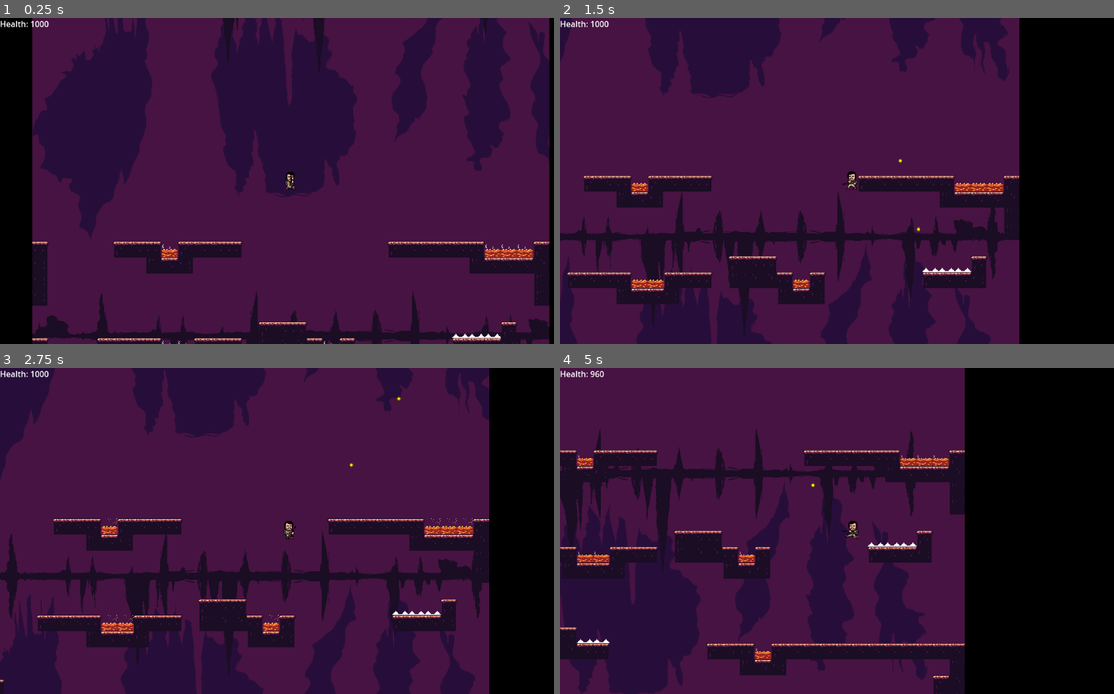
Above: before the commit, frames 1-4 (two rows, left to right).
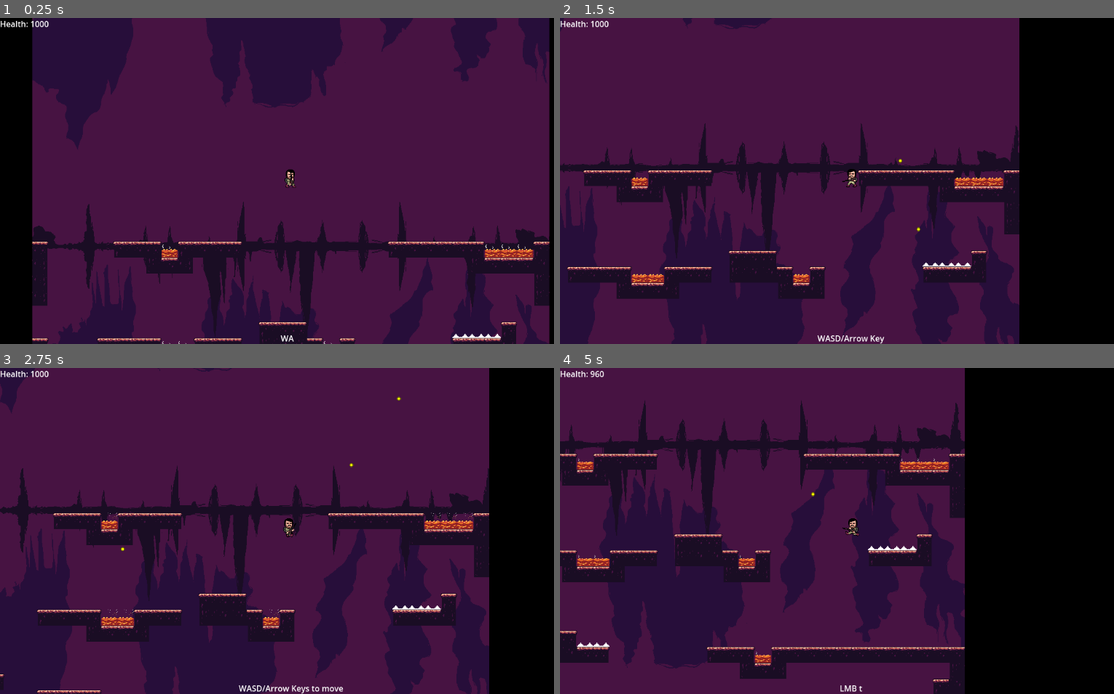
Above: after the commit, the same moments.

Repository: TheZipCreator/gmtk
Game: Godot game, scene res://scenes/Game.tscn
Two runs of this game, one before a commit and one after it. Both use one fixed random seed, a clock stepped at 60 frames per second and the inputs below.
Inputs (mouse positions are in pixels of both pictures, inside the frame that each line leads up to):
- Up to frame 1 (0.25 s): no input
- Up to frame 2 (1.5 s): move the mouse to (981, 164) at 0.52 s; press the mouse at (981, 164) at 0.53 s; hold D (right) from 0.53 s (still down); tap Space (jump) at 0.77 s; right-click (981, 164) at 0.8 s; move the mouse to (731, 197) at 1.27 s; release the mouse at (731, 197) at 1.28 s; right-click (731, 197) at 1.35 s
- Up to frame 3 (2.75 s): tap Space (jump) at 1.52 s; click (171, 547) at 1.55 s; move the mouse to (349, 459) at 2.02 s; release D (right) at 2.03 s; press the mouse at (349, 459) at 2.03 s; hold A (left) from 2.03 s (still down); right-click (349, 459) at 2.3 s
- Up to frame 4 (5 s): move the mouse to (820, 596) at 2.77 s; release A (left) at 2.78 s; release the mouse at (820, 596) at 2.78 s; hold D (right) 2.78-4.28 s; right-click (820, 596) at 2.85 s; tap Space (jump) at 3.02, 3.77, 4.52 s; click (820, 596) at 3.05 s; move the mouse to (1025, 579) at 3.52 s; press the mouse at (1025, 579) at 3.53 s; right-click (1025, 579) at 3.8 s; move the mouse to (676, 482) at 4.27 s; release the mouse at (676, 482) at 4.28 s; hold A (left) from 4.28 s (still down); right-click (676, 482) at 4.35 s; click (676, 482) at 4.55 s

The runs differ from the first frame. In frame 1, 30% of the frame differs, in the area x 5-100%, y 0-100%; in frame 2, 27%; in frame 3, 27%; in frame 4, 28%.

Commit message:
added dialogue

Diff:
--- a/project.godot
+++ b/project.godot
@@ -14,6 +14,10 @@
 run/main_scene="res://scenes/Game.tscn"
 config/features=PackedStringArray("4.0", "Forward Plus")
 config/icon="res://icon.svg"
+
+[display]
+
+window/size/resizable=false
 
 [input]
 
--- a/scenes/Boss.gd
+++ b/scenes/Boss.gd
@@ -64,6 +64,8 @@
 
 func _on_timer_timeout():
 	match state:
+		State.INACTIVE:
+			return;
 		State.GHOSTS:
 			if int(times)%10 == 0:
 				play_anim(0);
--- a/scenes/Game.tscn
+++ b/scenes/Game.tscn
@@ -36,19 +36,31 @@
 text = "You Died. Press space to restart."
 horizontal_alignment = 1
 
+[node name="Dialogue" type="Label" parent="Camera/CanvasLayer"]
+anchors_preset = 7
+anchor_left = 0.5
+anchor_top = 1.0
+anchor_right = 0.5
+anchor_bottom = 1.0
+offset_left = -20.0
+offset_top = -23.0
+offset_right = 20.0
+grow_horizontal = 2
+grow_vertical = 0
+
 [node name="ParallaxBackground" type="ParallaxBackground" parent="Camera"]
 offset = Vector2(576, 324)
 transform = Transform2D(1, 0, 0, 1, 576, 324)
 
 [node name="ParallaxLayer" type="ParallaxLayer" parent="Camera/ParallaxBackground"]
-motion_scale = Vector2(1.5, 1.5)
+motion_scale = Vector2(1.1, 1.1)
 motion_mirroring = Vector2(1280, 720)
 
 [node name="Sprite2D" type="Sprite2D" parent="Camera/ParallaxBackground/ParallaxLayer"]
 texture = ExtResource("3_q2wcw")
 
 [node name="ParallaxLayer2" type="ParallaxLayer" parent="Camera/ParallaxBackground"]
-motion_scale = Vector2(1.5, 1.5)
+motion_scale = Vector2(1.1, 1.1)
 motion_mirroring = Vector2(1280, 720)
 
 [node name="Sprite2D" type="Sprite2D" parent="Camera/ParallaxBackground/ParallaxLayer2"]
@@ -67,7 +79,12 @@
 
 [node name="Boss" type="Node2D" parent="."]
 
+[node name="DialogueTimer" type="Timer" parent="."]
+wait_time = 0.1
+autostart = true
+
 [connection signal="die" from="Player" to="." method="_on_player_die"]
 [connection signal="shoot" from="Player" to="." method="_on_player_shoot"]
 [connection signal="sucking" from="Player" to="." method="_on_player_sucking"]
 [connection signal="timeout" from="GhostTimer" to="." method="_on_ghost_timer_timeout"]
+[connection signal="timeout" from="DialogueTimer" to="." method="_on_dialogue_timer_timeout"]
--- a/scenes/Player.tscn
+++ b/scenes/Player.tscn
@@ -5,12 +5,13 @@
 [ext_resource type="Texture2D" uid="uid://drp5hx455yqc2" path="res://assets/vortex.png" id="3_qko48"]
 
 [sub_resource type="RectangleShape2D" id="RectangleShape2D_aehya"]
-size = Vector2(14, 20)
+size = Vector2(14, 14.5)
 
 [node name="Player" type="CharacterBody2D"]
 script = ExtResource("1_ixfgq")
 
 [node name="CollisionShape2D" type="CollisionShape2D" parent="."]
+position = Vector2(0, -5.5)
 scale = Vector2(2, 2)
 shape = SubResource("RectangleShape2D_aehya")
 
--- a/scenes/game.gd
+++ b/scenes/game.gd
@@ -19,6 +19,11 @@
 var ending = false;
 var ghost_count = 0;
 var did_boss_fight = false;
+var dialogues = [
+	"WASD/Arrow Keys to move",
+	"LMB to shoot, RMB to suck"
+];
+var dialogue_wait = 0;
 
 # nodes
 @onready var cam = $Camera;
@@ -53,12 +58,25 @@
 		var boss = Boss.instantiate();
 		var center = Vector2(tile_size*map_width/2, tile_size*(tower_size+BOSS_ROOM_HEIGHT/2));
 		boss.init(player, center, $Ghosts);
-		boss.state = boss.State.GHOSTS;
 		boss.died.connect(func():
-			start_ending();
-			player.health = 1000;
+			dialogues = [
+				"YE THOUGHT TO HAVE DEFEATED ME, NYE.",
+				"I COMMAND ALL THINE ROLES BE SWAPPED;",
+				"THY HUNTED TO BECOME THE HUNTERS. NOW PERISH.",
+				func():
+					start_ending();
+					player.health = 1000;
+			]
 		);
 		$Boss.add_child(boss);
+		dialogues = [
+			"AH, SO YE HAVE FOUND ME, HUMAN.",
+			"I HAVE HEARED THAT YE HAVE KILLED ME SUBJECTS.",
+			"I WILL NOT LET THINE TREACHERY STAND.",
+			"LET US DANCE.",
+			func():
+				boss.state = boss.State.GHOSTS;
+		]
 	if did_boss_fight and not ending:
 		if player.position.y < tower_size*tile_size:
 			player.repulse(Vector2(map_width*tile_size/2, 0), 200);
@@ -269,3 +287,23 @@
 func start_ending():
 	ending = true;
 	$GhostTimer.wait_time = 0.2;
+
+
+func _on_dialogue_timer_timeout():
+	if dialogue_wait > 0:
+		dialogue_wait -= 1;
+		if dialogue_wait == 0:
+			hud.get_node("Dialogue").text = "";
+			if dialogues.size() > 0 and dialogues[0] is Callable:
+				dialogues[0].call();
+				dialogues.pop_front();
+		return;
+	if dialogues.size() == 0:
+		return;
+	var d: String = dialogues[0];
+	if d.length() == 0:
+		dialogues.pop_front();
+		dialogue_wait = 20;
+		return;
+	hud.get_node("Dialogue").text += d[0];
+	dialogues[0] = d.substr(1);
